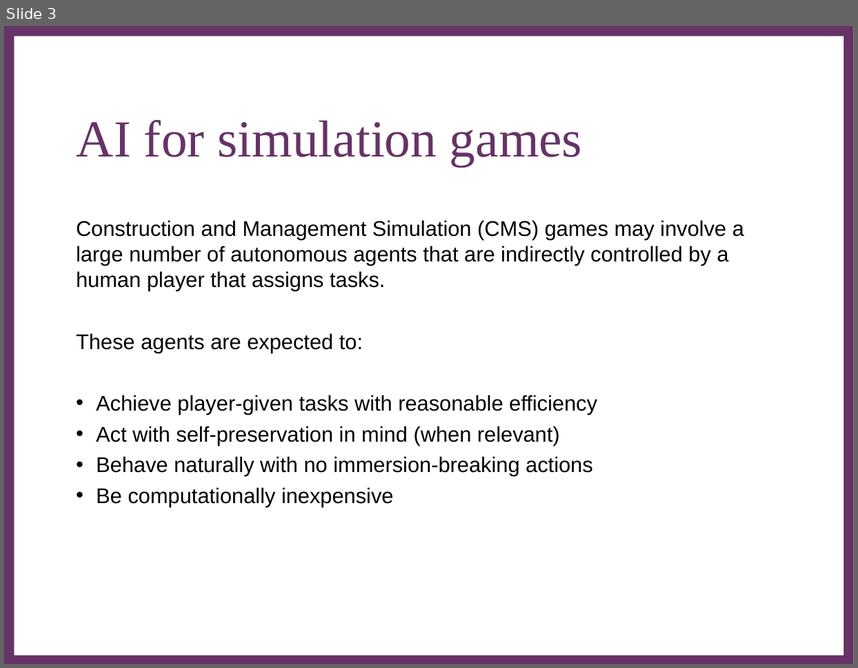
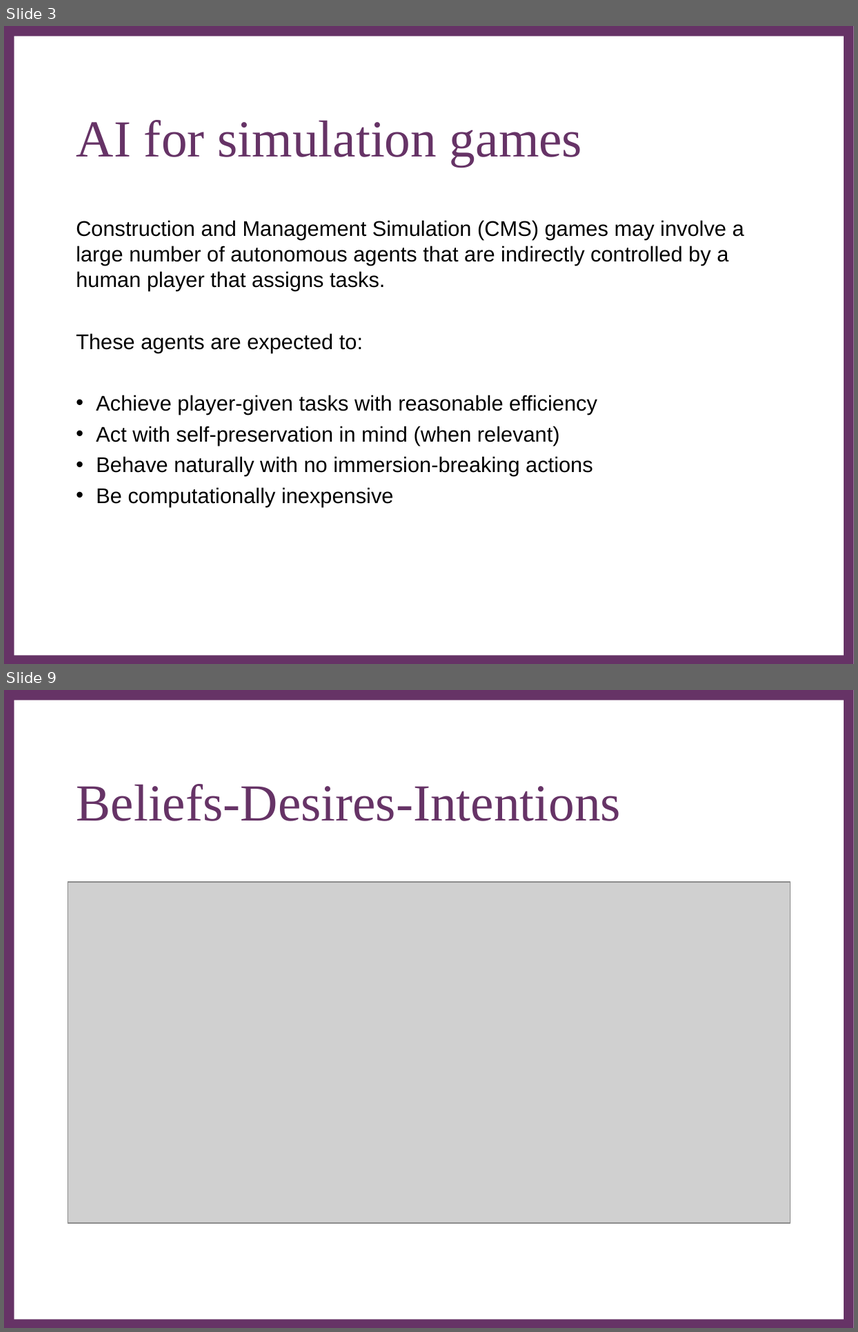
Before and after one commit to Metapyziks/Zombles, a slide deck: Documents/Presentation/zombles.ppt. Shown one above the other, each under a label of ours: slide 3 before the commit, slides 3 and 9 after it; the slides between them are not shown. The pictures are 858x668 and 858x1332 pixels, drawn with LibreOffice and Linux fonts; fonts in the diff are those of the drawing; grey boxes stand for pictures; background and template pictures are left out. Boxes give left, top, right and bottom in pixels: in the first picture for what was removed or moved away, otherwise in the second. Text is boxed around its words. In the diff, an @@ line names an element or a change of style, - is before the commit and + after.

```diff
--- a/Documents/Presentation/zombles.ppt
+++ b/Documents/Presentation/zombles.ppt
@@ slide 9 added at [4, 690, 854, 1328], background #FFFFFF; not listed: 2 template elements that a slide beside it also shows @@
@@ title added at [76, 784, 621, 821], 44 pt, text #663366 @@
+Beliefs-Desires-Intentions
@@ picture added at [67, 882, 791, 1223] @@
```
Also in this commit, not shown: 5 slides changed, 4 other slides added, 5 slides removed.
